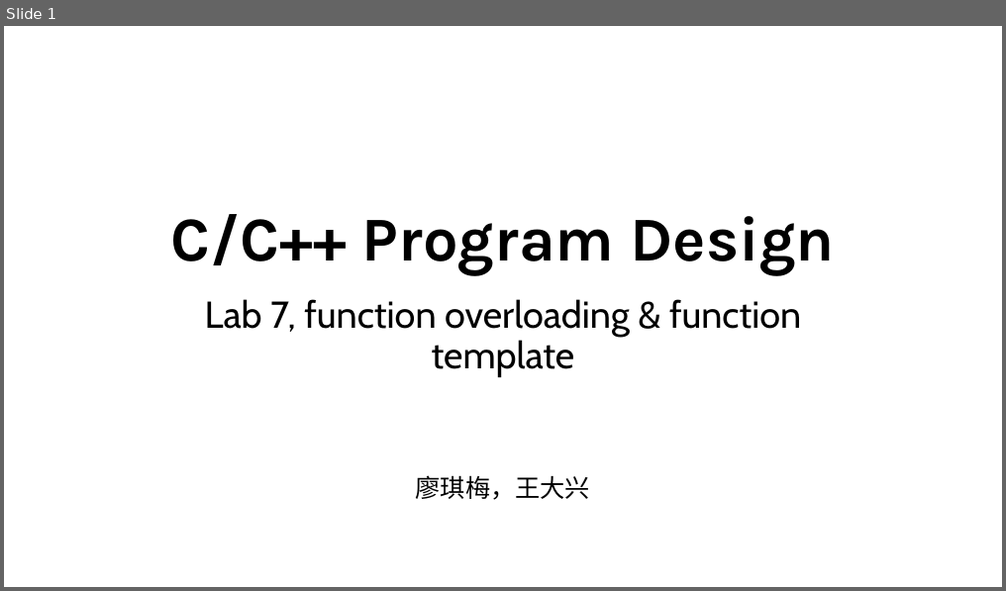
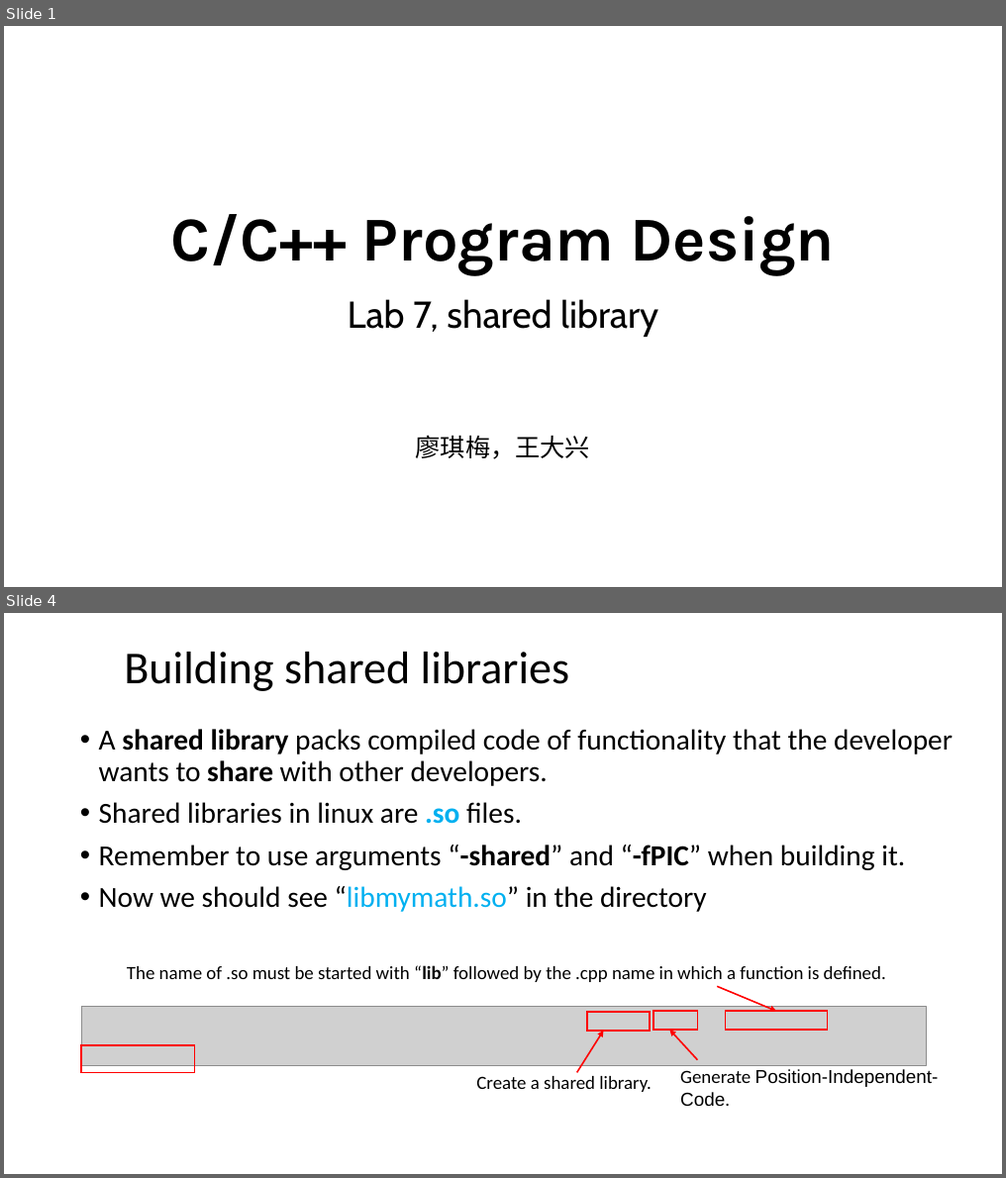
Before and after one commit to ShiqiYu/CPP, a slide deck: week07/Lab07.pptx. Shown one above the other, each under a label of ours: slide 1 before the commit, slides 1 and 4 after it; the slides between them are not shown. The pictures are 1006x591 and 1006x1178 pixels, drawn with LibreOffice and Linux fonts; fonts in the diff are those of the drawing; grey boxes stand for pictures; background and template pictures are left out. Boxes give left, top, right and bottom in pixels: in the first picture for what was removed or moved away, otherwise in the second. Text is boxed around its words. In the diff, an @@ line names an element or a change of style, - is before the commit and + after.

```diff
--- a/week07/Lab07.pptx
+++ b/week07/Lab07.pptx
@@ slide 4 added at [4,613,1002,1174], background #FFFFFF @@
@@ title added at [124,652,569,691], 44 pt, text #000000 @@
+Building shared libraries
@@ text added at [99,729,952,912], 28 pt, text #000000 @@
+• A shared library packs compiled code of functionality that the developer wants to share with other developers.
+• Shared libraries in linux are .so files.
+• Remember to use arguments “-shared” and “-fPIC” when building it.
+• Now we should see “libmymath.so” in the directory
@@ text added at [127,965,886,982], 18 pt, text #000000 @@
+The name of .so must be started with “lib” followed by the .cpp name in which a function is defined.
@@ arrow added from (718, 986) to (776, 1011), #FF0000 1.5 pt @@
@@ picture added at [82,1007,927,1065] @@
@@ rectangle added at [587,1012,649,1031], outline #FF0000 1.5 pt @@
@@ rectangle added at [653,1011,698,1030], outline #FF0000 1.5 pt @@
@@ rectangle added at [726,1011,828,1030], outline #FF0000 1.5 pt @@
@@ rectangle added at [82,1046,195,1073], outline #FF0000 1.5 pt @@
@@ arrow added from (576, 1072) to (604, 1031), #FF0000 1.5 pt @@
@@ arrow added from (697, 1059) to (669, 1030), #FF0000 1.5 pt @@
@@ text added at [476,1076,651,1092], 18 pt, text #000000 @@
+Create a shared library.
@@ text added at [680,1069,939,1107], 18 pt, text #000000 @@
+Generate Position-Independent-Code.
@@ slide 1 changed as well @@
@@ subtitle at [348,299,658,337]: text changed @@
-Lab 7, function overloading & function template
+Lab 7, shared library
```
Also in this commit, not shown: 3 other slides changed, 6 other slides added, 17 slides removed, 5 other files.
